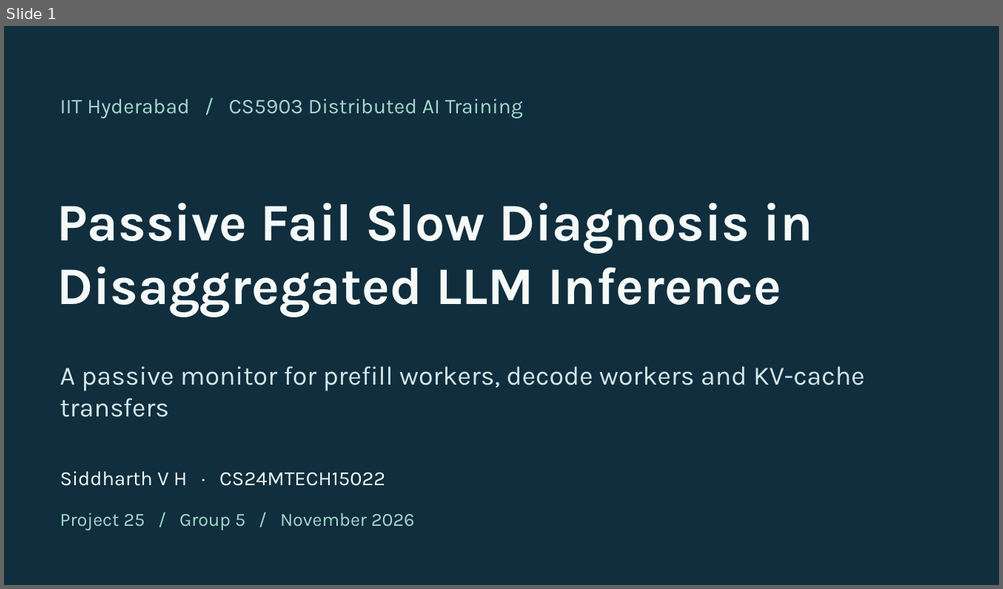
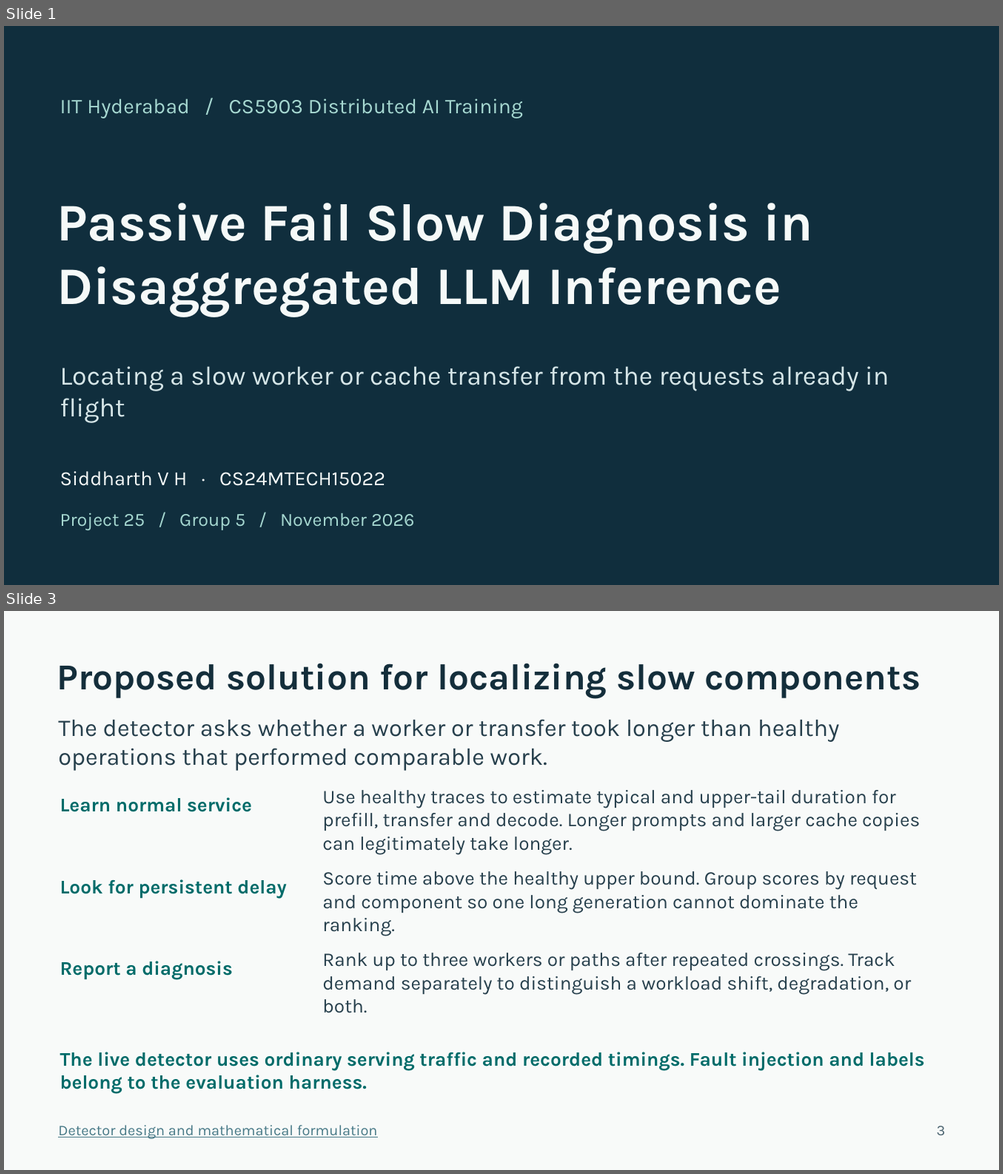
Before and after one commit to sid15022/DAT-CS5903, a slide deck: docs/Final_Project_Presentation.pptx. Shown one above the other, each under a label of ours: slide 1 before the commit, slides 1 and 3 after it; the slides between them are not shown. The pictures are 1003x589 and 1003x1174 pixels, drawn with LibreOffice and Linux fonts; fonts in the diff are those of the drawing. Boxes give left, top, right and bottom in pixels: in the first picture for what was removed or moved away, otherwise in the second. Text is boxed around its words. In the diff, an @@ line names an element or a change of style, - is before the commit and + after.

Commit message:
Explain the diagnosis pipeline end to end in the final project presentation

```diff
--- a/docs/Final_Project_Presentation.pptx
+++ b/docs/Final_Project_Presentation.pptx
@@ slide 3 added at [4,611,999,1170], background #F8FAF9 @@
@@ text added at [57,664,920,698], 35.2 pt, text #142E3B, bold @@
+Proposed solution for localizing slow components
@@ text added at [58,719,839,771], 23.2 pt, text #263F4C @@
+The detector asks whether a worker or transfer took longer than healthy operations that performed comparable work.
@@ text added at [60,797,252,812], 18.8 pt, text #006B69, bold @@
+Learn normal service
@@ text added at [322,790,919,854], 18.8 pt, text #263F4C @@
+Use healthy traces to estimate typical and upper-tail duration for prefill, transfer and decode. Longer prompts and larger cache copies can legitimately take longer.
@@ text added at [322,871,916,937], 18.8 pt, text #263F4C @@
+Score time above the healthy upper bound. Group scores by request and component so one long generation cannot dominate the ranking.
@@ text added at [60,880,286,898], 18.8 pt, text #006B69, bold @@
+Look for persistent delay
@@ text added at [60,961,233,980], 18.8 pt, text #006B69, bold @@
+Report a diagnosis
@@ text added at [322,953,910,1014], 18.8 pt, text #263F4C @@
+Rank up to three workers or paths after repeated crossings. Track demand separately to distinguish a workload shift, degradation, or both.
@@ text added at [60,1052,925,1094], 18.8 pt, text #006B69, bold @@
+The live detector uses ordinary serving traffic and recorded timings. Fault injection and labels belong to the evaluation harness.
@@ text added at [58,1125,378,1139], 14.2 pt, text #467886, underline @@
+Detector design and mathematical formulation
@@ text added at [936,1126,945,1136], 14.2 pt, text #4B6370 @@
+3
@@ slide 1 changed as well @@
@@ text at [60,366,888,423]: text changed @@
-A passive monitor for prefill workers, decode workers and KV-cache transfers
+Locating a slow worker or cache transfer from the requests already in flight
```
Also in this commit, not shown: 11 other slides changed, 2 other slides added.
